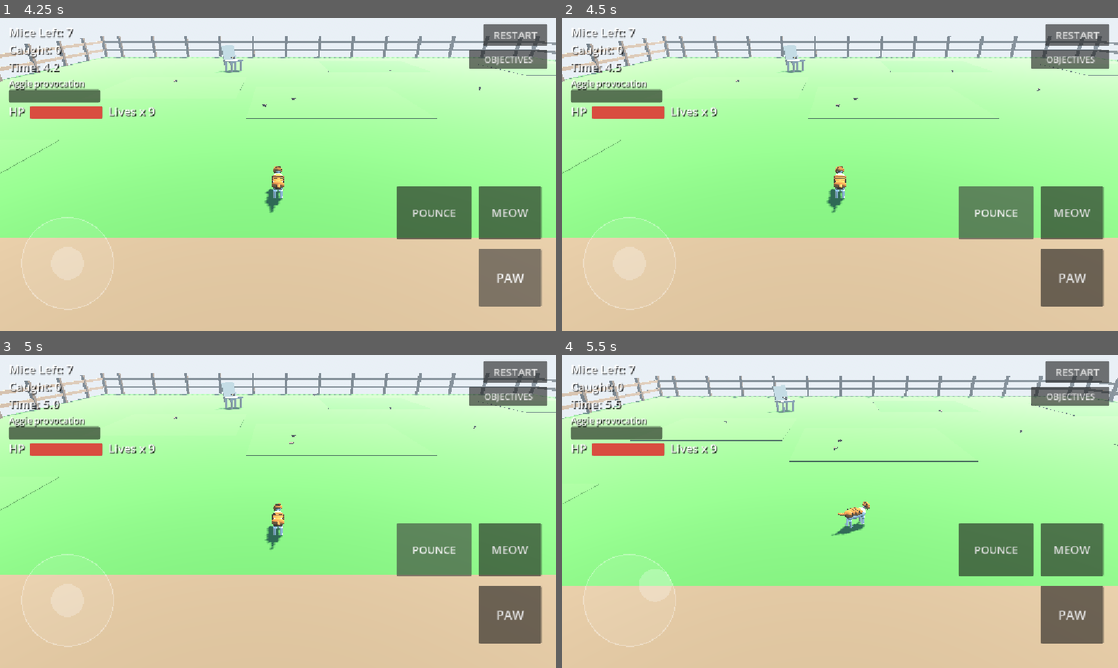
Above: before the commit, frames 1-4 (two rows, left to right).
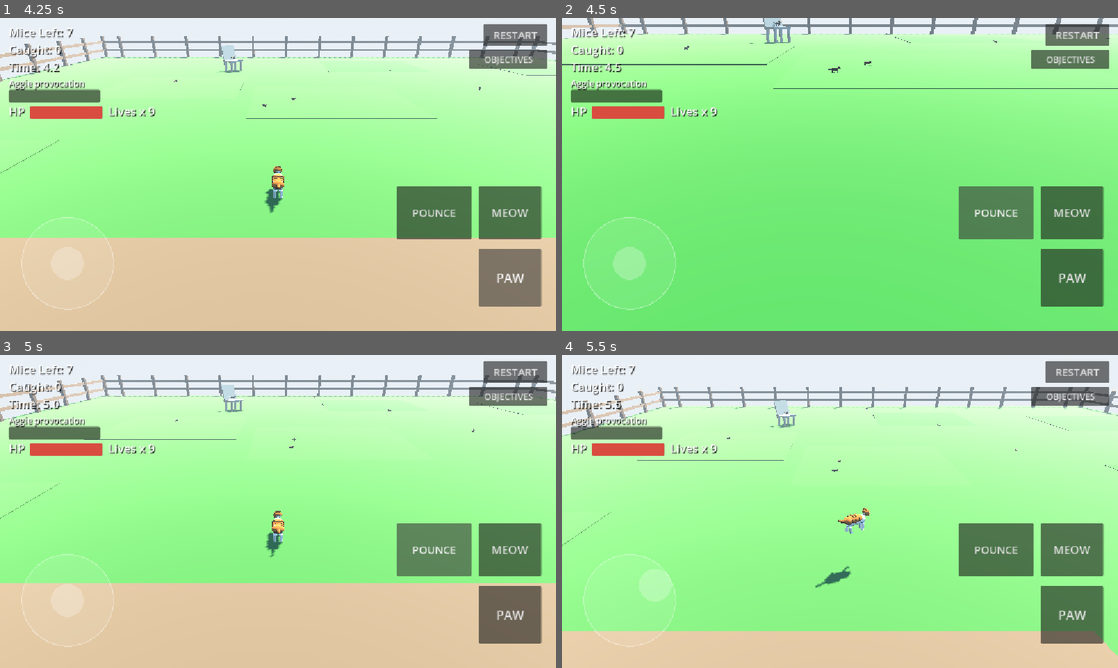
Above: after the commit, the same moments.

Repository: danfour649/puppies-vs-kittens
Game: Godot game, scene res://main.tscn
Same seed, same stepped clock (60 frames per second), same inputs: the game is played once before the commit and once after it.
Inputs (mouse positions are in pixels of both pictures, inside the frame that each line leads up to):
- Up to frame 1 (4.25 s): click "RESTART" at 0.5 s; click "RESTART" at 1.25 s; click "RESTART" at 2 s; click "PLAY AS WILLIE" at 2.75 s; click "PAW" at 3.5 s
- Up to frame 2 (4.5 s): click "POUNCE" at 4.25 s
- Up to frame 3 (5 s): no input
- Up to frame 4 (5.5 s): tap Enter at 5 s; drag from (628, 599) to (895, 442) at 5.02 s

Frame 1 is identical in both runs. In frame 2, 89% of the frame differs, in the area x 0-100%, y 0-100%; in frame 3, 6.4%; in frame 4, 21%.

Commit message:
Massey foundation 3/5: test suite (61 checks) + module frame in spec/doc
tests/test_massey: connector travel between every zone pair
(real door trigger + instant), enemy hit/knockback/flee/death ->
kill hook, chase+attack damage, cat damage/invuln/vehicle launch,
heal seam, hiss lifecycle, jump apex + 0.5 m ledge landing, pounce
outranges ground strike, faint -> hub respawn with a life spent.

Fix found by the suite: cat physics stomped velocity.y to -1
whenever grounded, eating any jump set between frames — grounded
stick now applies only when not moving up.

Module frame (Daniel: Massey as a drop-in module for GTA
Fredericton): HouseSpec gains the canonical GTA frame as data
(11.79 x 15.64 OSM footprint, fitted cell 10.8 x 14.6, CELL_Y 300,
LINKED +40 floors, GTA_FLOOR_Y) + ANCHORS — layout as (u,v)
fractions of footprint with anchor_uv/uv_to_pvk/uv_to_gta/anchor()
— and massey-zones.md gains section 9, the module contract
(canonical frame, mapping table, host interface, inventory,
honest re-fit list).

Diff:
--- a/godot3d/cat_kit/cat.gd
+++ b/godot3d/cat_kit/cat.gd
@@ -610,7 +610,12 @@
 
 	velocity.x = want.x
 	velocity.z = want.z
-	velocity.y = -1.0 if is_on_floor() else velocity.y - 22.0 * delta
+	# Grounded stick only when not moving up — a fresh jump()
+	# sets velocity.y > 0 between frames and must survive this.
+	if is_on_floor() and velocity.y <= 0.0:
+		velocity.y = -1.0
+	else:
+		velocity.y -= 22.0 * delta
 	move_and_slide()
 	if is_on_floor():
 		_pounced = false
--- a/godot3d/house/house_spec.gd
+++ b/godot3d/house/house_spec.gd
@@ -204,3 +204,98 @@
 				"roof": true,
 			}
 	return {}
+
+
+# ============================================================================
+# THE MODULE FRAME — 255 Massey as a drop-in module (Daniel, 2026-10-24:
+# "develop this as a separate, drop in module for GTA Fredericton").
+#
+# The CANONICAL frame is GTA's real house (scripts/world/god_mode.gd +
+# landmark_interiors.gd FITTED + interior_cells.gd SPECS, via the
+# mergeability eval of 2026-10-24): OSM footprint 11.79 m (x) by
+# 15.64 m (z) centred (-99.75, 2307.51), Massey St along the NORTH
+# face, door on the WEST wall under the carport, fitted interior
+# cell 10.8 x 14.6 m with wall_h 3.1, cells instanced at CELL_Y 300
+# with LINKED floors at +40 per storey (MacTavish precedent; a
+# below-grade LINKED cell is expressible but UNVERIFIED in GTA).
+#
+# PvK's local shell (17.0 x 9.6, door on the yard/south face) is the
+# module's FIRST HOST realization, not the canon. Layout therefore
+# travels as ANCHORS: (u, v) fractions of footprint — u west->east,
+# v north->south — plus a floor id. Anchor fractions are identical
+# in every host; each host realizes walls/doors in its own frame
+# (GTA: entry function on the west/carport face; PvK: south/yard).
+# ============================================================================
+
+const GTA_FOOTPRINT := Vector2(11.79, 15.64) # (x, z) metres, OSM
+const GTA_CENTER := Vector2(-99.75, 2307.51) # world (x, z)
+const GTA_INTERIOR := Vector2(10.8, 14.6) # fitted cell (x, z)
+const GTA_WALL_H := 3.1
+const GTA_CELL_Y := 300.0
+const GTA_LINKED_DY := 40.0
+const GTA_DOOR_WALL := "west" # under the carport
+const GTA_STREET_SIDE := "north" # Massey St itself
+
+## Where each PvK floor lands in GTA's cell stack. Attic rides the
+## proven above-cell LINKED pattern; basement is the same pattern
+## below grade — data-expressible, not yet verified in GTA.
+const GTA_FLOOR_Y := {BASEMENT: 260.0, GROUND_FLOOR: 300.0, ATTIC: 340.0}
+
+## Canonical anchors: name -> {u, v, floor}. Derived from the PvK
+## local constants above via anchor_uv() (the tests round-trip
+## them); a host rendering the module reads THESE, never PvK metres.
+const ANCHORS := {
+	"front_door": {"u": 0.647, "v": 1.0, "floor": GROUND_FLOOR}, # on the entry wall
+	"stairwell": {"u": 0.118, "v": 0.188, "floor": GROUND_FLOOR}, # centre
+	"hatch": {"u": 0.882, "v": 0.188, "floor": GROUND_FLOOR}, # centre
+	"kitchen": {"u": 0.197, "v": 0.5, "floor": GROUND_FLOOR}, # room centre
+	"living": {"u": 0.697, "v": 0.5, "floor": GROUND_FLOOR}, # room centre
+	"drawer": {"u": 0.194, "v": 0.068, "floor": GROUND_FLOOR}, # Aggie's drawer
+	"water_bowl": {"u": 0.362, "v": 0.781, "floor": GROUND_FLOOR},
+	"sofa": {"u": 0.782, "v": 0.099, "floor": GROUND_FLOOR}, # the lap seat
+	"scratch_post": {"u": 0.965, "v": 0.594, "floor": GROUND_FLOOR},
+	"basement_entry": {"u": 0.118, "v": 0.188, "floor": BASEMENT},
+	"attic_entry": {"u": 0.882, "v": 0.188, "floor": ATTIC},
+	"attic_perch": {"u": 0.929, "v": 0.438, "floor": ATTIC},
+}
+
+
+## PvK-local (x, z) -> canonical anchor fractions.
+static func anchor_uv(local_xz: Vector2) -> Vector2:
+	return Vector2(
+		(local_xz.x + FOOTPRINT_W / 2.0) / FOOTPRINT_W,
+		(local_xz.y + FOOTPRINT_D / 2.0) / FOOTPRINT_D)
+
+
+## Canonical fractions -> PvK-local (x, z) on the given floor.
+static func uv_to_pvk(uv: Vector2) -> Vector2:
+	return Vector2(
+		uv.x * FOOTPRINT_W - FOOTPRINT_W / 2.0,
+		uv.y * FOOTPRINT_D - FOOTPRINT_D / 2.0)
+
+
+## Canonical fractions -> GTA fitted-cell local (x, z). The plan is
+## TRANSPOSED between hosts (PvK's long axis is x, GTA's is z), but
+## u always runs west->east and v north->south, so the mapping is
+## axis-aligned in (u, v) space: GTA x takes u across its short
+## span, GTA z takes v along its long span.
+static func uv_to_gta(uv: Vector2) -> Vector2:
+	return Vector2(
+		uv.x * GTA_INTERIOR.x - GTA_INTERIOR.x / 2.0,
+		uv.y * GTA_INTERIOR.y - GTA_INTERIOR.y / 2.0)
+
+
+## A named anchor in whichever host frame a builder needs:
+## "pvk" -> Vector3 local on its floor; "gta" -> Vector3 cell-local
+## at the GTA_FLOOR_Y for its floor.
+static func anchor(name_: String, host: String) -> Vector3:
+	var a: Dictionary = ANCHORS.get(name_, {})
+	if a.is_empty():
+		return Vector3.ZERO
+	var uv := Vector2(float(a["u"]), float(a["v"]))
+	var floor_id := String(a["floor"])
+	if host == "gta":
+		var p := uv_to_gta(uv)
+		return Vector3(p.x, float(GTA_FLOOR_Y[floor_id]), p.y)
+	var p2 := uv_to_pvk(uv)
+	return Vector3(p2.x, floor_y(floor_id), p2.y)
--- /dev/null
+++ b/godot3d/tests/test_massey.gd
@@ -0,0 +1,303 @@
+extends Node
+## MASSEY FOUNDATION tests — zones, combat, cat health.
+## Run: godot --headless --path godot3d res://tests/test_massey.tscn
+## Drives the real game + real zone scenes; asserts on STATE only.
+## Locks the contract in docs/massey-zones.md: connector travel
+## between every zone pair, the enemy base (hits/knockback/flee/
+## death -> kill hook), cat damage + invulnerability + vehicle
+## launch, the faint -> hub respawn with a life spent, jump/pounce
+## reach, hiss timing, and the objectives registry + score events.
+
+var _pass := 0
+var _fail := 0
+var _game = null
+
+
+func check(cond: bool, label: String) -> void:
+	if cond:
+		_pass += 1
+		print("  ok - ", label)
+	else:
+		_fail += 1
+		print("  FAIL - ", label)
+
+
+func frames(n: int) -> void:
+	for i in n:
+		await get_tree().physics_frame
+
+
+func _collect(node: Node, out: Array) -> void:
+	if node is ZoneConnector:
+		out.append(node)
+	for c in node.get_children():
+		_collect(c, out)
+
+
+func _ready() -> void:
+	_run()
+
+
+func _run() -> void:
+	print("MASSEY TESTS: loading main scene")
+	_game = load("res://main.tscn").instantiate()
+	add_child(_game)
+	await frames(12)
+	_game.duo.choose("willie")
+	await frames(6)
+	var cat: PvKCat = _game.cat
+	var zones: ZoneManager = _game.zones
+	var obj: PvKObjectives = _game.objectives
+	check(cat != null and cat.max_hp == 120.0, "Willie is the player with 120 HP (got %s)" % (cat.max_hp if cat else -1))
+
+	# --- the spec ----------------------------------------------------------------
+	check(HouseSpec.FOOTPRINT_W == 17.0 and HouseSpec.FOOTPRINT_D == 9.6, "spec footprint is 17.0 x 9.6")
+	check(is_equal_approx(HouseSpec.floor_y(HouseSpec.BASEMENT), -2.6), "spec basement floor at -2.6")
+	check(is_equal_approx(HouseSpec.floor_y(HouseSpec.ATTIC), 2.9), "spec attic floor at +2.9")
+	var pairing_ok := true
+	for zid: String in HouseSpec.ZONE_ORDER:
+		for cfg: Variant in HouseSpec.connectors(zid):
+			var d := cfg as Dictionary
+			if not HouseSpec.entries(String(d["target_zone"])).has(String(d["target_entry"])):
+				pairing_ok = false
+	check(pairing_ok, "every connector targets an entry that exists")
+	var prof: Dictionary = CombatData.profile("vehicle_hit")
+	check(is_equal_approx(float(prof.get("damage_frac", 0.0)), 0.6) and bool(prof.get("launch", false)), "vehicle_hit profile: 60% HP + launch")
+
+	# --- the module frame (doc section 9) -------------------------------------------
+	var rt_ok := true
+	for p: Vector2 in [Vector2(2.5, 4.8), Vector2(-6.5, -3.0), Vector2(4.8, -3.85)]:
+		if HouseSpec.uv_to_pvk(HouseSpec.anchor_uv(p)).distance_to(p) > 0.01:
+			rt_ok = false
+	check(rt_ok, "anchor fractions round-trip PvK -> (u,v) -> PvK")
+	check(HouseSpec.GTA_FOOTPRINT == Vector2(11.79, 15.64), "canonical GTA footprint is 11.79 x 15.64")
+	var sofa_gta := HouseSpec.anchor("sofa", "gta")
+	check(is_equal_approx(sofa_gta.y, 300.0) and absf(sofa_gta.x) <= 5.4 and absf(sofa_gta.z) <= 7.3, "sofa anchor lands inside the GTA cell at CELL_Y (got %s)" % sofa_gta)
+	var sofa_pvk := HouseSpec.anchor("sofa", "pvk")
+	check(sofa_pvk.distance_to(HouseSpec.SOFA_POS) < 0.15, "sofa anchor resolves back to the PvK sofa (got %s)" % sofa_pvk)
+	check(is_equal_approx(HouseSpec.anchor("attic_entry", "gta").y, 340.0), "attic floor rides the GTA LINKED +40 pattern")
+
+	# --- zones are built ------------------------------------------------------------
+	check(zones != null and zones.zones.size() == 4, "zone manager holds all 4 zones")
+	var gf: Node = zones.zones[HouseSpec.GROUND_FLOOR]
+	check(gf.get_node_or_null("EntryFrontDoor") != null, "ground floor has EntryFrontDoor")
+	check(gf.find_child("AggieDrawer", true, false) != null, "ground floor has the Aggie drawer")
+	check(gf.find_child("WaterBowl", true, false) != null, "ground floor has Willie's water bowl")
+	check(gf.find_child("Sofa", true, false) != null, "ground floor has the sofa (lap seat)")
+	var bs: Node = zones.zones[HouseSpec.BASEMENT]
+	var at: Node = zones.zones[HouseSpec.ATTIC]
+	check(is_equal_approx((bs as Node3D).global_position.y, -2.6), "basement root sits at floor -2.6 (got %.2f)" % (bs as Node3D).global_position.y)
+	check(is_equal_approx((at as Node3D).global_position.y, 2.9), "attic root sits at floor +2.9")
+	var conns: Array = []
+	_collect(_game, conns)
+	check(conns.size() >= 6, "6+ connector volumes in the tree (got %d)" % conns.size())
+	var conn_ok := true
+	for c: Variant in conns:
+		var zc := c as ZoneConnector
+		if not zones.zones.has(zc.target_zone):
+			conn_ok = false
+		elif (zones.zones[zc.target_zone] as Node).call("get_entry", zc.target_entry) == null:
+			conn_ok = false
+	check(conn_ok, "every live connector resolves to a real entry")
+
+	# --- travel: the real door trigger ----------------------------------------------
+	cat.global_position = Vector3(2.5, 0.95, -9.85) # inside the porch volume
+	cat.velocity = Vector3.ZERO
+	var t := 0
+	while zones.current_zone != HouseSpec.GROUND_FLOOR and t < 120:
+		await frames(1)
+		t += 1
+	check(zones.current_zone == HouseSpec.GROUND_FLOOR, "walking into the front door travels inside")
+	check(cat.global_position.distance_to(Vector3(2.5, 0.0, -196.45)) < 0.8, "player lands at the inside door entry (got %s)" % cat.global_position)
+	var sib: PvKCat = _game.duo.sibling_cat()
+	check(sib != null and sib.global_position.distance_to(cat.global_position) < 3.0, "sibling travels with the player")
+	var guard := 0
+	while zones.travelling and guard < 60:
+		await frames(1)
+		guard += 1
+
+	# --- travel: every pair, instant --------------------------------------------------
+	var trips: Array = [
+		[HouseSpec.BASEMENT, "EntryStairs"],
+		[HouseSpec.GROUND_FLOOR, "EntryStairsTop"],
+		[HouseSpec.ATTIC, "EntryHatch"],
+		[HouseSpec.GROUND_FLOOR, "EntryHatchBottom"],
+		[HouseSpec.OUTSIDE, "EntryFrontDoor"],
+	]
+	for trip: Variant in trips:
+		var zid := String(trip[0])
+		var en := String(trip[1])
+		zones.travel(zid, en, true)
+		await frames(3)
+		var want: Vector3 = HouseSpec.zone_origin(zid) + (HouseSpec.entries(zid)[en] as Transform3D).origin
+		check(zones.current_zone == zid and cat.global_position.distance_to(want) < 0.35,
+			"instant travel -> %s/%s (cat at %s, want %s)" % [zid, en, cat.global_position, want])
+
+	# --- objectives ---------------------------------------------------------------------
+	check(obj != null and obj.get_item("outside:mice") != null, "outside mice objective declared")
+	_game.caught_count = 7
+	await frames(4)
+	check(obj.is_done("outside:mice"), "mice objective completes from the catch count")
+	obj.add_score("ankle_attack")
+	obj.add_score("lap_purr")
+	check(obj.score == 60, "score events land (ankle 50 + lap 10 = %d)" % obj.score)
+	var hud := _game.get_node("ObjectivesHUD") as ObjectivesHUD
+	check(hud != null and not hud.panel_visible(), "objectives panel starts hidden")
+	hud.toggle()
+	check(hud.panel_visible(), "objectives panel toggles open")
+	hud.toggle()
+	obj.declare("test:rats", HouseSpec.BASEMENT, "Defeat 2 test rats", 2, "rat")
+
+	# --- enemy base -----------------------------------------------------------------------
+	zones.travel(HouseSpec.BASEMENT, "EntryStairs", true)
+	await frames(4)
+	var kills0 := obj.total_kills
+	var rat := PvKEnemy.new()
+	rat.configure({"species_id": "rat", "max_hp": 30.0, "damage": 8.0, "flee_at_frac": 0.34,
+		"detection_radius": 0.0, "color": Color(0.4, 0.35, 0.3)})
+	_game.add_child(rat)
+	rat.global_position = HouseSpec.zone_origin(HouseSpec.BASEMENT) + Vector3(2.0, 0.4, 2.0)
+	t = 0
+	while not rat.is_on_floor() and t < 40:
+		await frames(1)
+		t += 1
+	check(rat.is_on_floor(), "enemy stands on the basement floor")
+	var died_hit := [false]
+	rat.died.connect(func(_e: PvKEnemy) -> void: died_hit[0] = true)
+	rat.take_hit(12.0, rat.global_position + Vector3(-2, 0, 0))
+	check(rat.hp == 18.0, "take_hit removes HP (got %.0f)" % rat.hp)
+	var kb_peak := 0.0
+	for i in 6:
+		await frames(1)
+		kb_peak = maxf(kb_peak, rat.velocity.x)
+	check(kb_peak > 1.2, "take_hit knocks the enemy back (+x peak v=%.2f)" % kb_peak)
+	rat.take_hit(12.0, rat.global_position)
+	await frames(3)
+	check(rat.state == "flee", "enemy flees under its flee threshold (state=%s)" % rat.state)
+	rat.take_hit(50.0, rat.global_position)
+	check(rat.state == "dead" and died_hit[0], "lethal hit kills: state + died signal")
+	await frames(3)
+	check(obj.total_kills == kills0 + 1, "death registers a kill with objectives")
+	check(int((obj.get_item("test:rats") as Dictionary)["count"]) == 1, "kill objective advances")
+
+	# --- enemy chase + attack hurts the cat ------------------------------------------------
+	cat.heal_full()
+	await frames(55) # burn off any invulnerability
+	var hp0 := cat.hp
+	var chaser := PvKEnemy.new()
+	chaser.configure({"species_id": "rat", "max_hp": 60.0, "damage": 8.0, "speed": 2.2,
+		"walk_speed": 0.8, "detection_radius": 7.0, "color": Color(0.45, 0.38, 0.3)})
+	_game.add_child(chaser)
+	chaser.global_position = cat.global_position + Vector3(2.6, 0.3, 0)
+	var saw_chase := false
+	t = 0
+	while t < 300 and cat.hp >= hp0:
+		await frames(1)
+		t += 1
+		if chaser.state == "chase" or chaser.state == "attack":
+			saw_chase = true
+	check(saw_chase, "enemy detects and chases the player cat")
+	check(cat.hp < hp0, "enemy attack damages the cat (%.0f -> %.0f)" % [hp0, cat.hp])
+	chaser.take_hit(999.0, chaser.global_position)
+	await frames(2)
+
+	# --- cat damage contract -----------------------------------------------------------------
+	cat.heal_full()
+	await frames(55)
+	var applied := cat.take_damage(10.0, cat.global_position + Vector3(1, 0, 0))
+	check(applied and cat.hp == 110.0, "cat takes flat damage (hp %.0f)" % cat.hp)
+	check(not cat.take_damage(10.0, cat.global_position), "invulnerability window blocks repeat damage")
+	await frames(55)
+	cat.take_damage(0.0, cat.global_position + Vector3(-1, 0, 0), CombatData.profile("vehicle_hit"))
+	check(is_equal_approx(cat.hp, 110.0 - 72.0), "vehicle_hit takes 60%% of max HP (hp %.0f)" % cat.hp)
+	check(cat.velocity.y > 2.0, "vehicle_hit launches the cat (vy=%.2f)" % cat.velocity.y)
+	await frames(40)
+	var healed := cat.heal(9.0)
+	check(healed == 9.0 and cat.hp == 47.0, "heal(amount) tops up via the lap/treat seam (hp %.0f)" % cat.hp)
+	cat.heal_full()
+
+	# --- hiss -----------------------------------------------------------------------------------
+	await frames(55)
+	check(cat.hiss(), "hiss() starts the startle state")
+	await frames(3)
+	check(cat.is_hissing() and cat.anim_state == "hiss", "cat is hissing (arched pose runs)")
+	check(not cat.hiss(), "hiss() will not retrigger mid-hiss")
+	await frames(100)
+	check(not cat.is_hissing(), "hiss ends after ~1.5 s, control returns")
+
+	# --- jump + pounce ----------------------------------------------------------------------------
+	zones.travel(HouseSpec.GROUND_FLOOR, "EntryFrontDoor", true)
+	await frames(4)
+	var ledge := StaticBody3D.new()
+	var lcs := CollisionShape3D.new()
+	var lshape := BoxShape3D.new()
+	lshape.size = Vector3(1.4, 0.5, 1.4)
+	lcs.shape = lshape
+	lcs.position = Vector3(0, 0.25, -198.0)
+	ledge.add_child(lcs)
+	var lmi := MeshInstance3D.new()
+	var lbm := BoxMesh.new()
+	lbm.size = Vector3(1.4, 0.5, 1.4)
+	lmi.mesh = lbm
+	lmi.position = Vector3(0, 0.25, -198.0)
+	ledge.add_child(lmi)
+	_game.add_child(ledge)
+	cat.global_position = Vector3(0, 0.06, -196.9)
+	cat.velocity = Vector3.ZERO
+	cat.rotation.y = 0.0 # facing -z, at the ledge
+	await frames(3)
+	# Carry toward the ledge via the input seam on main (the cat
+	# physics assigns horizontal velocity from input every frame).
+	_game.input_override = {"active": true, "move": Vector2(0, -1), "sprint": false, "stalk": false}
+	check(cat.jump(), "jump() fires from the floor")
+	var apex := 0.0
+	t = 0
+	while t < 70:
+		await frames(1)
+		t += 1
+		apex = maxf(apex, cat.global_position.y)
+		if t > 10 and cat.is_on_floor():
+			break
+	_game.input_override = {"active": false, "move": Vector2.ZERO, "sprint": false, "stalk": false}
+	check(apex > 0.55, "jump apex clears the 0.5 m standard (apex %.2f)" % apex)
+	check(cat.global_position.y > 0.4 and cat.is_on_floor(), "cat lands ON the 0.5 m ledge (y %.2f)" % cat.global_position.y)
+	# Pounce outranges a ground strike:
+	var dummy := PvKEnemy.new()
+	dummy.configure({"species_id": "dummy", "max_hp": 500.0, "damage": 0.0,
+		"detection_radius": 0.0, "flee_at_frac": 0.0, "color": Color(0.5, 0.5, 0.55)})
+	_game.add_child(dummy)
+	cat.global_position = Vector3(0, 0.56, -198.0) # back on the ledge top
+	cat.velocity = Vector3.ZERO
+	await frames(3)
+	dummy.global_position = cat.global_position + Vector3(1.35, -0.4, 0)
+	await frames(3)
+	cat.rotation.y = -PI / 2.0 # facing +x, at the dummy
+	cat.strike()
+	await frames(26)
+	check(dummy.hp == 500.0, "ground strike whiffs at pounce range (hp %.0f)" % dummy.hp)
+	await frames(40) # strike duration + cooldown fully out before the pounce
+	cat.jump()
+	await frames(2)
+	check(cat.pounce(), "pounce() fires mid-air")
+	await frames(12)
+	check(dummy.hp < 500.0, "pounce connects at extended range (hp %.0f)" % dummy.hp)
+	dummy.take_hit(9999.0, dummy.global_position)
+
+	# --- faint -> respawn at the hub ----------------------------------------------------------------
+	zones.travel(HouseSpec.ATTIC, "EntryHatch", true)
+	await frames(4)
+	cat.heal_full()
+	await frames(55)
+	var lives0: int = _game.lives
+	cat.take_damage(9999.0, cat.global_position)
+	check(cat.is_fainted and cat.hp == 0.0, "lethal damage faints the cat (dramatic flop)")
+	t = 0
+	while t < 320 and (cat.is_fainted or zones.current_zone != HouseSpec.GROUND_FLOOR):
+		await frames(1)
+		t += 1
+	check(zones.current_zone == HouseSpec.GROUND_FLOOR, "fainted cat respawns at the ground-floor hub")
+	check(not cat.is_fainted and cat.hp == cat.max_hp, "respawn restores full HP")
+	check(_game.lives == lives0 - 1, "a life is spent (9 -> %d), never a game-over" % _game.lives)
+
+	print("MASSEY TESTS DONE: %d passed, %d failed" % [_pass, _fail])
+	get_tree().quit(1 if _fail > 0 else 0)
--- /dev/null
+++ b/godot3d/tests/test_massey.tscn
@@ -0,0 +1,6 @@
+[gd_scene load_steps=2 format=3]
+
+[ext_resource type="Script" path="res://tests/test_massey.gd" id="1"]
+
+[node name="TestMassey" type="Node"]
+script = ExtResource("1")
Not shown, added: godot3d/tests/test_massey.gd.uid
Not shown, changed: godot3d/docs/massey-zones.md
